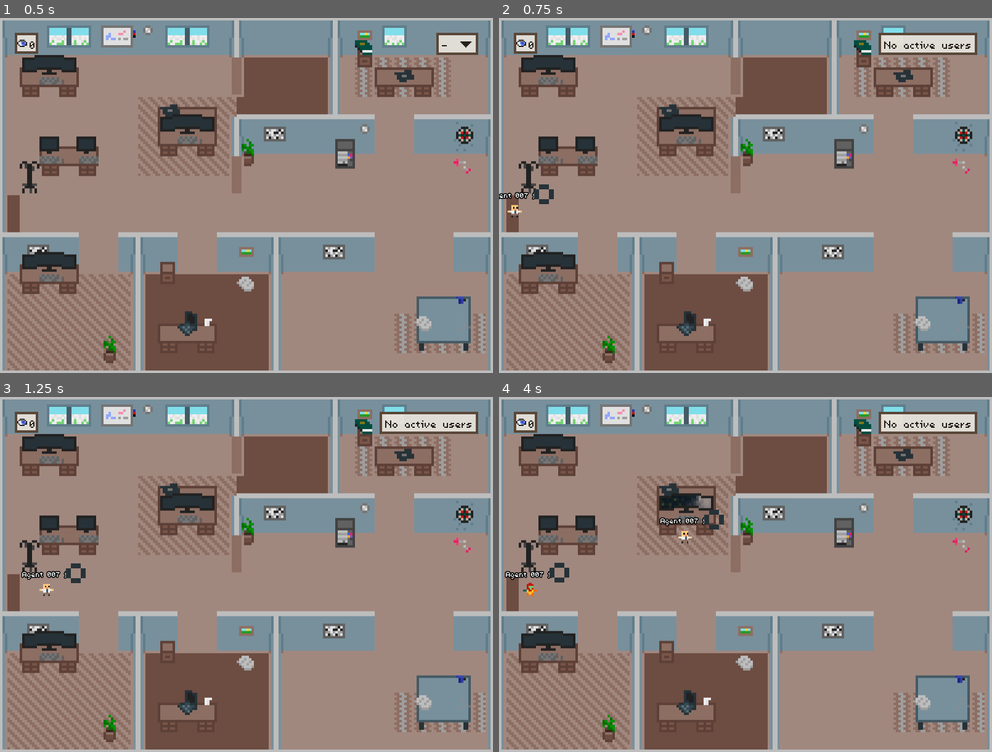
Above: before the commit, frames 1-4 (two rows, left to right).
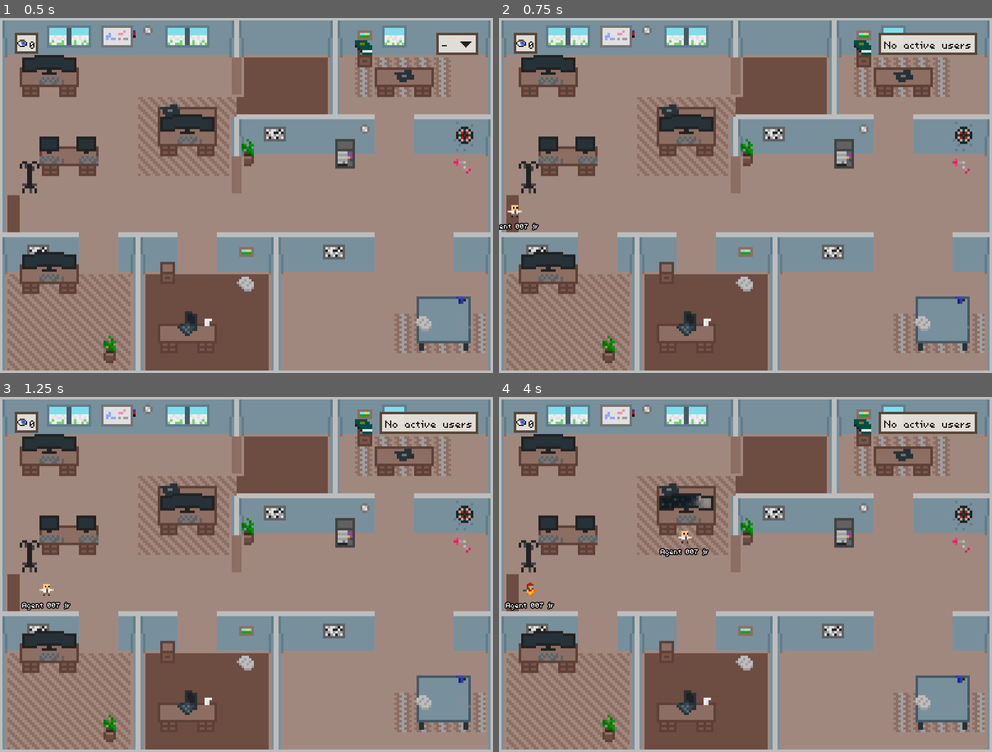
Above: after the commit, the same moments.

Repository: einord/agent-office
Game: Godot game, scene res://scenes/main.tscn
The game is run twice, just before and just after one commit, with the same random seed, the same clock (stepped at 60 frames per second) and the same inputs.
Inputs (mouse positions are in pixels of both pictures, inside the frame that each line leads up to):
- Up to frame 1 (0.5 s): no input
- Up to frame 2 (0.75 s): tap Enter at 0.5 s; move the mouse to (957, 42) at 0.52 s; hold W from 0.53 s (still down); tap J at 0.6 s; click (957, 42) at 0.67 s
- Up to frame 3 (1.25 s): keep holding W
- Up to frame 4 (4 s): move the mouse to (646, 592) at 1.27 s; release W at 1.28 s; tap one key every 0.75 s from 1.35 s: 1 2 Q J; move the mouse to (794, 496) at 2.02 s; hold W 2.03-3.53 s; move the mouse to (720, 645) at 2.77 s; click (720, 645) at 2.92 s; move the mouse to (893, 627) at 3.52 s

Frame 1 is identical in both runs. In frame 2, 0.3% of the frame differs, in the area x 0-12%, y 46-60%; in frame 3, 0.4%; in frame 4, 0.8%, in the area x 1-46%, y 31-61%.

Commit message:
feat: add context progress bar to agent scene and update related logic

Diff:
--- a/gui/agent-office/scenes/agent.gd
+++ b/gui/agent-office/scenes/agent.gd
@@ -13,8 +13,9 @@
 @export var idle_grace_period: float = 5.0  # Seconds to wait at workstation before going idle
 @onready var navigation_agent: NavigationAgent2D = get_node("NavigationAgent2D")
 @onready var _anim_player: AnimationPlayer = $AnimationPlayer
+@onready var _context_bar: ColorRect = $ContextBar
+var _context_bar_init_length: float = 0.0
 var _name_label: Label = null
-var _progress_sprite: AnimatedSprite2D = null
 var _ui_layer: Control = null
 var movement_delta: float
 var current_state: AgentState = AgentState.IDLE
@@ -79,17 +80,10 @@
 
 	_ui_layer.add_child(_name_label)
 
-	# Create progress circle sprite
-	var progress_frames = load("res://assets/sprites/progress_circle_frames.tres") as SpriteFrames
-	if progress_frames:
-		_progress_sprite = AnimatedSprite2D.new()
-		_progress_sprite.sprite_frames = progress_frames
-		_progress_sprite.texture_filter = CanvasItem.TEXTURE_FILTER_NEAREST
-		_progress_sprite.frame = 0
-		# Scale to match UI layer (same DPI scaling as label)
-		var sprite_scale = DisplayManager.get_scaled_size(8)
-		_progress_sprite.scale = Vector2(sprite_scale, sprite_scale)
-		_ui_layer.add_child(_progress_sprite)
+	# Create context progress bar (background + fill)
+	_context_bar_init_length = _context_bar.size.x
+	_context_bar.color = Color(0.2, 0.8, 0.2)
+	_context_bar.size.x = 0
 
 ## Returns the formatted label text with display name and optional user name.
 ## Sidechain agents get "jr" suffix.
@@ -102,11 +96,9 @@
 	return name_text
 
 func _exit_tree() -> void:
-	# Clean up the label and progress sprite when agent is removed
+	# Clean up UI elements when agent is removed
 	if _name_label and is_instance_valid(_name_label):
 		_name_label.queue_free()
-	if _progress_sprite and is_instance_valid(_progress_sprite):
-		_progress_sprite.queue_free()
 
 func set_movement_target(movement_target: Vector2):
 	navigation_agent.set_target_position(movement_target)
@@ -294,16 +286,15 @@
 	var label_offset = Vector2(0, -12) * scale_factor
 
 	# Center the label horizontally and round to nearest pixel
-	var final_pos = screen_pos + label_offset - Vector2(_name_label.size.x / 2, 0)
+	var final_pos
+	if is_sidechain:
+		final_pos = screen_pos + label_offset - Vector2(_name_label.size.x / 2, 0) + Vector2(0, 50)  # Slightly lower for sidechain agents
+	else:
+		final_pos = screen_pos + label_offset - Vector2(_name_label.size.x / 2, 0) # Center horizontally
 	_name_label.position = final_pos.round()
 
-	# Position progress circle to the right of the label
-	if _progress_sprite and is_instance_valid(_progress_sprite):
-		var circle_pos = Vector2(
-			final_pos.x + _name_label.size.x + 2 * scale_factor.x,
-			final_pos.y + _name_label.size.y / 2
-		)
-		_progress_sprite.position = circle_pos.round()
+	# Position progress bar below the label
+	_context_bar.size.x = _context_bar_init_length * (context_percentage / 100.0)
 
 func _physics_process(delta):
 	# Do not query when the map has never synchronized and is empty.
@@ -381,13 +372,17 @@
 
 	global_position = global_position.move_toward(global_position + safe_velocity, movement_delta)
 
-## Updates the context window percentage and the progress circle frame.
+## Updates the context window percentage and the progress bar color/width.
+## Color transitions: green (0%) → yellow (50%) → red (100%).
 func set_context_percentage(percentage: float) -> void:
 	context_percentage = clampf(percentage, 0.0, 100.0)
-	if _progress_sprite and is_instance_valid(_progress_sprite):
-		# Map 0-100% to frames 0-8 (each step = 12.5%)
-		var frame_index = clampi(roundi(context_percentage / 12.5), 0, 8)
-		_progress_sprite.frame = frame_index
+	var t = context_percentage / 100.0
+	if t <= 0.5:
+		# Green → Yellow (0-50%)
+		_context_bar.color = Color(0.2, 0.8, 0.2).lerp(Color(0.9, 0.9, 0.2), t * 2.0)
+	else:
+		# Yellow → Red (50-100%)
+		_context_bar.color = Color(0.9, 0.9, 0.2).lerp(Color(0.9, 0.2, 0.2), (t - 0.5) * 2.0)
 
 ## Activates or deactivates all computers linked to the current workstation.
 func _activate_workstation_computers(active: bool) -> void:
--- a/gui/agent-office/scenes/agent.tscn
+++ b/gui/agent-office/scenes/agent.tscn
@@ -99,3 +99,15 @@
 [node name="AnimationPlayer" type="AnimationPlayer" parent="." unique_id=1336109137]
 libraries/ = SubResource("AnimationLibrary_lug0u")
 autoplay = &"standing"
+
+[node name="ContextBar" type="ColorRect" parent="." unique_id=1759184112]
+z_index = 10
+anchors_preset = 15
+anchor_right = 1.0
+anchor_bottom = 1.0
+offset_left = -3.0
+offset_top = -10.0
+offset_right = -5.0
+offset_bottom = -17.75
+grow_horizontal = 2
+grow_vertical = 2
